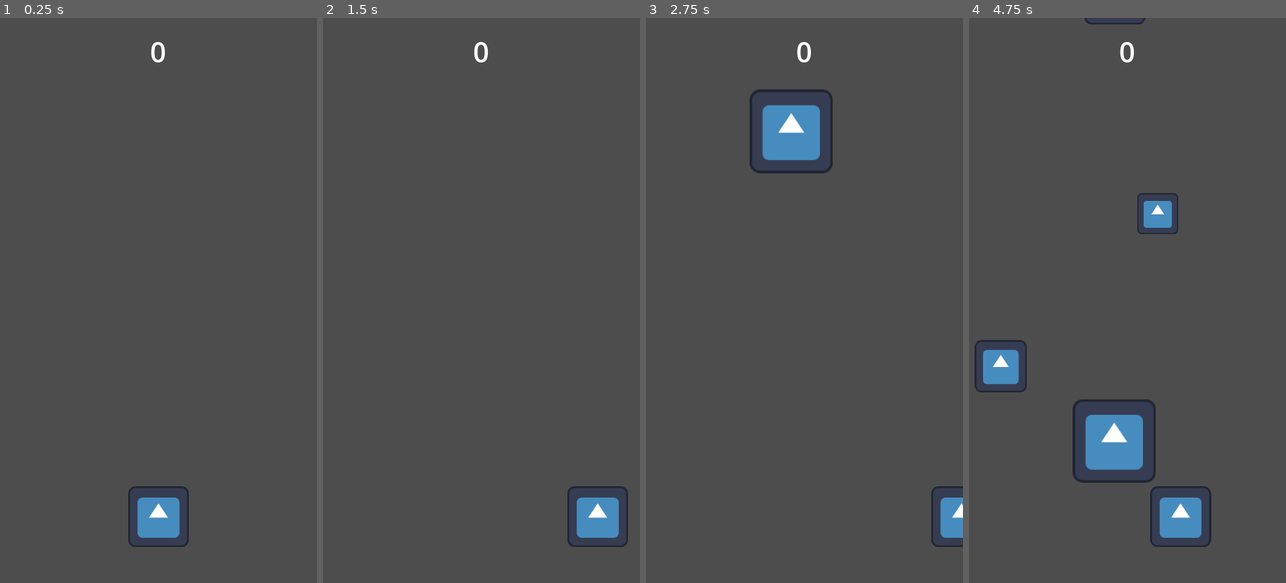
Above: before the commit, frames 1-4 (left to right).
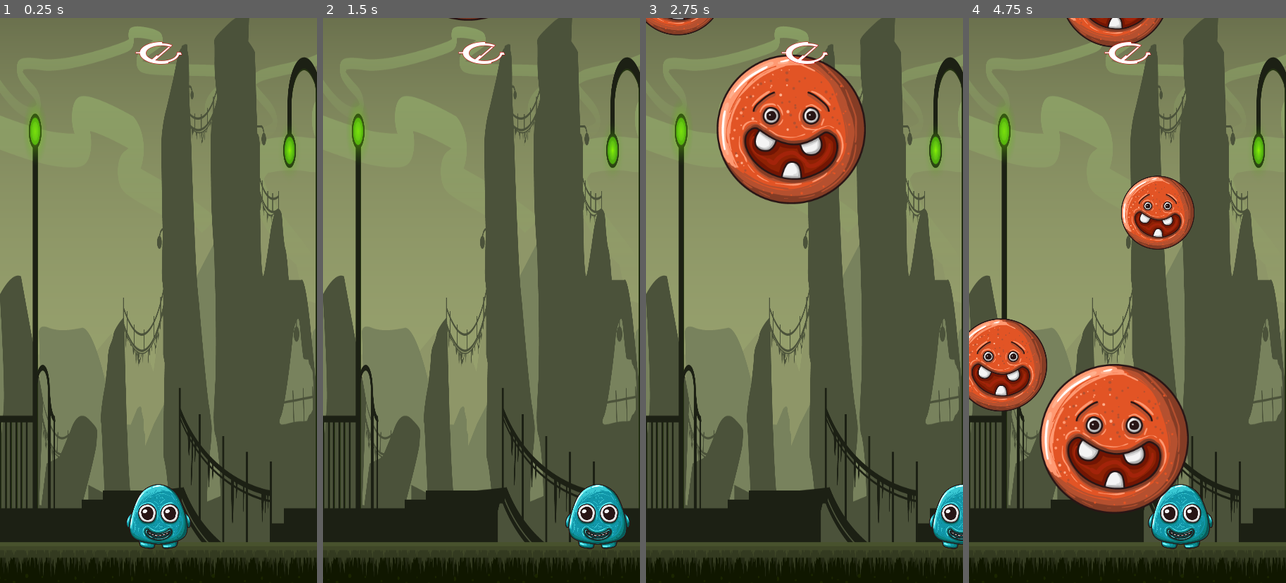
Above: after the commit, the same moments.

Repository: andro98/Dodger
Game: Godot game, scene res://scenes/level.tscn
Same seed, same stepped clock (60 frames per second), same inputs: the game is played once before the commit and once after it. The engine's default icon, where the game draws it, is replaced by a stand-in: a white triangle on a blue panel in a dark square.
Inputs:
- Up to frame 1 (0.25 s): no input
- Up to frame 2 (1.5 s): tap Enter at 0.5 s; hold Right (right) 0.53-1.28 s; hold Left (left) from 1.28 s (still down)
- Up to frame 3 (2.75 s): release Left (left) at 2.03 s; hold Right (right) from 2.03 s (still down)
- Up to frame 4 (4.75 s): release Right (right) at 3.53 s; hold Left (left) from 3.53 s (still down)

The runs differ from the first frame. In frame 1, 65% of the frame differs, in the area x 0-100%, y 0-100%; in frame 2, 66%; in frame 3, 67%; in frame 4, 74%.

Commit message:
Adding game assets

Diff:
--- /dev/null
+++ b/scenes/bg.tscn
@@ -0,0 +1,50 @@
+[gd_scene load_steps=7 format=3 uid="uid://cyxnlpwf7heux"]
+
+[ext_resource type="Texture2D" uid="uid://c1x585nbucu4c" path="res://assets/bg/1_game_background/layers/1.png" id="1_y1hde"]
+[ext_resource type="Texture2D" uid="uid://dps6l7e578xcf" path="res://assets/bg/1_game_background/layers/2.png" id="2_qflpy"]
+[ext_resource type="Texture2D" uid="uid://bc25rf06tip47" path="res://assets/bg/1_game_background/layers/3.png" id="3_43uox"]
+[ext_resource type="Texture2D" uid="uid://bnp8dlr4khgmo" path="res://assets/bg/1_game_background/layers/4.png" id="4_ut4gp"]
+[ext_resource type="Texture2D" uid="uid://ckq72ddycfsa7" path="res://assets/bg/1_game_background/layers/5.png" id="5_e1rtl"]
+[ext_resource type="Texture2D" uid="uid://0ahwu2taghvu" path="res://assets/bg/1_game_background/layers/7.png" id="6_6csog"]
+
+[node name="BG" type="ParallaxBackground"]
+
+[node name="Sprite2D" type="Sprite2D" parent="."]
+position = Vector2(216, 406)
+scale = Vector2(0.297917, 0.792593)
+texture = ExtResource("1_y1hde")
+
+[node name="ParallaxLayer" type="ParallaxLayer" parent="."]
+
+[node name="Sprite2D" type="Sprite2D" parent="ParallaxLayer"]
+position = Vector2(217, 403)
+scale = Vector2(0.290625, 0.794444)
+texture = ExtResource("2_qflpy")
+
+[node name="ParallaxLayer2" type="ParallaxLayer" parent="."]
+
+[node name="Sprite2D" type="Sprite2D" parent="ParallaxLayer2"]
+position = Vector2(217, 403)
+scale = Vector2(0.290625, 0.794444)
+texture = ExtResource("3_43uox")
+
+[node name="ParallaxLayer3" type="ParallaxLayer" parent="."]
+
+[node name="Sprite2D" type="Sprite2D" parent="ParallaxLayer3"]
+position = Vector2(217, 403)
+scale = Vector2(0.290625, 0.794444)
+texture = ExtResource("4_ut4gp")
+
+[node name="ParallaxLayer4" type="ParallaxLayer" parent="."]
+
+[node name="Sprite2D" type="Sprite2D" parent="ParallaxLayer4"]
+position = Vector2(217, 403)
+scale = Vector2(0.290625, 0.794444)
+texture = ExtResource("5_e1rtl")
+
+[node name="ParallaxLayer5" type="ParallaxLayer" parent="."]
+
+[node name="Sprite2D" type="Sprite2D" parent="ParallaxLayer5"]
+position = Vector2(217, 403)
+scale = Vector2(0.290625, 0.794444)
+texture = ExtResource("6_6csog")
--- a/scenes/death_zone.tscn
+++ b/scenes/death_zone.tscn
@@ -1,7 +1,6 @@
-[gd_scene load_steps=4 format=3 uid="uid://28mh71alydw"]
+[gd_scene load_steps=3 format=3 uid="uid://28mh71alydw"]
 
 [ext_resource type="Script" path="res://scripts/death_zone.gd" id="1_n0cyb"]
-[ext_resource type="Texture2D" uid="uid://d0gckjidubgou" path="res://icon.svg" id="2_2p4wr"]
 
 [sub_resource type="RectangleShape2D" id="RectangleShape2D_5aukm"]
 
@@ -13,7 +12,4 @@
 [node name="CollisionShape2D" type="CollisionShape2D" parent="."]
 shape = SubResource("RectangleShape2D_5aukm")
 
-[node name="Sprite2D" type="Sprite2D" parent="."]
-texture = ExtResource("2_2p4wr")
-
 [connection signal="area_entered" from="." to="." method="_on_area_entered"]
--- a/scenes/hud.tscn
+++ b/scenes/hud.tscn
@@ -1,9 +1,13 @@
-[gd_scene load_steps=3 format=3 uid="uid://bpewu4pw1soc0"]
+[gd_scene load_steps=4 format=3 uid="uid://bpewu4pw1soc0"]
 
 [ext_resource type="Script" path="res://scripts/hud.gd" id="1_4m2no"]
+[ext_resource type="FontFile" uid="uid://bnwn8rbwkfuug" path="res://assets/fonts/Halo3.ttf" id="2_tdfp1"]
 
 [sub_resource type="LabelSettings" id="LabelSettings_38pko"]
-font_size = 40
+font = ExtResource("2_tdfp1")
+font_size = 60
+outline_size = 2
+outline_color = Color(0.823529, 0, 0.0117647, 1)
 
 [node name="HUD" type="Control"]
 layout_mode = 3
--- a/scenes/level.tscn
+++ b/scenes/level.tscn
@@ -1,13 +1,16 @@
-[gd_scene load_steps=6 format=3 uid="uid://dirhe0cfl4lw4"]
+[gd_scene load_steps=7 format=3 uid="uid://dirhe0cfl4lw4"]
 
 [ext_resource type="PackedScene" uid="uid://dmcythal220ki" path="res://scenes/player.tscn" id="1_07u00"]
 [ext_resource type="Script" path="res://scripts/level.gd" id="1_46uwu"]
+[ext_resource type="PackedScene" uid="uid://cyxnlpwf7heux" path="res://scenes/bg.tscn" id="2_uhs7w"]
 [ext_resource type="PackedScene" uid="uid://28mh71alydw" path="res://scenes/death_zone.tscn" id="3_yfgqa"]
 [ext_resource type="PackedScene" uid="uid://pn74bfjrb07t" path="res://scenes/projectile_spwaner.tscn" id="4_qfgrq"]
 [ext_resource type="PackedScene" uid="uid://dwpcomuevvl2q" path="res://scenes/ui_layer.tscn" id="5_r8vwg"]
 
 [node name="level" type="Node2D"]
 script = ExtResource("1_46uwu")
+
+[node name="BG" parent="." instance=ExtResource("2_uhs7w")]
 
 [node name="UILayer" parent="." instance=ExtResource("5_r8vwg")]
 
--- a/scenes/player.tscn
+++ b/scenes/player.tscn
@@ -1,19 +1,21 @@
 [gd_scene load_steps=4 format=3 uid="uid://dmcythal220ki"]
 
-[ext_resource type="Texture2D" uid="uid://d0gckjidubgou" path="res://icon.svg" id="1_0beeh"]
 [ext_resource type="Script" path="res://scripts/player.gd" id="1_xcyva"]
+[ext_resource type="Texture2D" uid="uid://dd3ppys3b4j6b" path="res://assets/20.png" id="2_3u0ls"]
 
-[sub_resource type="RectangleShape2D" id="RectangleShape2D_csdkl"]
-size = Vector2(109, 117)
+[sub_resource type="CircleShape2D" id="CircleShape2D_rrwpp"]
+radius = 64.0078
 
 [node name="Player" type="CharacterBody2D"]
 collision_mask = 2
 script = ExtResource("1_xcyva")
 
 [node name="Sprite2D" type="Sprite2D" parent="."]
-texture = ExtResource("1_0beeh")
+position = Vector2(0, -27)
+scale = Vector2(0.5, 0.5)
+texture = ExtResource("2_3u0ls")
 offset = Vector2(0, -65)
 
 [node name="CollisionShape2D" type="CollisionShape2D" parent="."]
-position = Vector2(1, -65)
-shape = SubResource("RectangleShape2D_csdkl")
+position = Vector2(0, -66)
+shape = SubResource("CircleShape2D_rrwpp")
--- a/scenes/projectile.tscn
+++ b/scenes/projectile.tscn
@@ -1,10 +1,10 @@
 [gd_scene load_steps=4 format=3 uid="uid://da0mvtr06k5qu"]
 
 [ext_resource type="Script" path="res://scripts/projectile.gd" id="1_ewlf5"]
-[ext_resource type="Texture2D" uid="uid://d0gckjidubgou" path="res://icon.svg" id="1_fcuyd"]
+[ext_resource type="Texture2D" uid="uid://8fs8pvx55wrd" path="res://assets/40.png" id="2_t4wl7"]
 
-[sub_resource type="RectangleShape2D" id="RectangleShape2D_fwipb"]
-size = Vector2(111, 114)
+[sub_resource type="CircleShape2D" id="CircleShape2D_w6psp"]
+radius = 110.041
 
 [node name="Projectile" type="Area2D" groups=["projectile"]]
 collision_layer = 2
@@ -12,10 +12,11 @@
 script = ExtResource("1_ewlf5")
 
 [node name="Sprite2D" type="Sprite2D" parent="."]
-texture = ExtResource("1_fcuyd")
+scale = Vector2(0.8, 0.8)
+texture = ExtResource("2_t4wl7")
 
 [node name="CollisionShape2D" type="CollisionShape2D" parent="."]
-position = Vector2(-0.5, -1)
-shape = SubResource("RectangleShape2D_fwipb")
+position = Vector2(1, -4)
+shape = SubResource("CircleShape2D_w6psp")
 
 [connection signal="body_entered" from="." to="." method="_on_body_entered"]
Binary file added: assets/1.png
Not shown, added: assets/1.png.import
Binary file added: assets/10.png
Not shown, added: assets/10.png.import
Binary file added: assets/11.png
Not shown, added: assets/11.png.import
Binary file added: assets/12.png
Not shown, added: assets/12.png.import
Binary file added: assets/13.png
Not shown, added: assets/13.png.import
Binary file added: assets/14.png
Not shown, added: assets/14.png.import
(and 140 more such lines)
